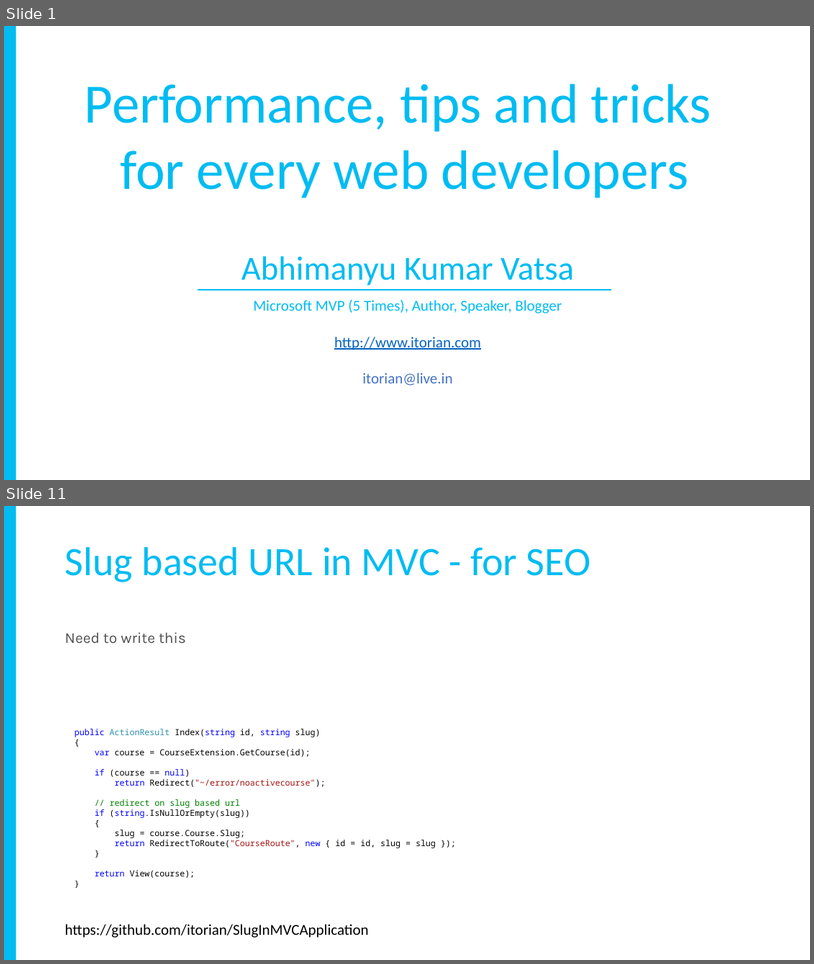
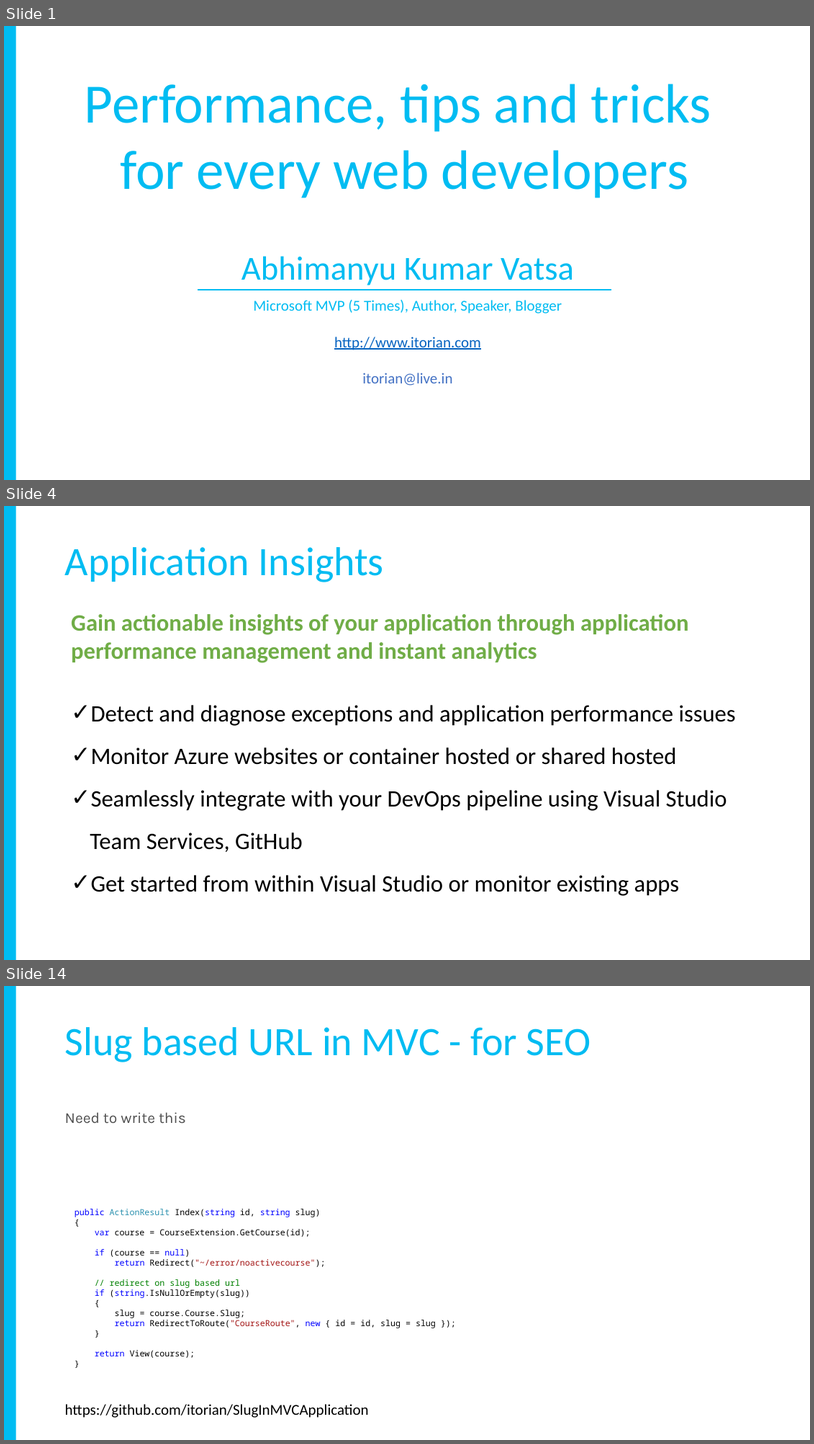
Before and after one commit to yadavavijay/tips-tricks, a slide deck: EmptyProject/Slides.pptx. Shown one above the other, each under a label of ours: slides 1 and 11 before the commit, slides 1, 4 and 14 after it; the slides between them are not shown. The pictures are 814x964 and 814x1444 pixels, drawn with LibreOffice and Linux fonts; fonts in the diff are those of the drawing. Boxes give left, top, right and bottom in pixels: in the first picture for what was removed or moved away, otherwise in the second. Text is boxed around its words. In the diff, an @@ line names an element or a change of style, - is before the commit and + after.

```diff
--- a/EmptyProject/Slides.pptx
+++ b/EmptyProject/Slides.pptx
@@ slide 4 added at [4, 506, 810, 960], background #FFFFFF @@
@@ rectangle added at [4, 506, 16, 960], fill #00BCF2 @@
@@ text added at [65, 547, 384, 582], 48 pt, text #00BCF2 @@
+Application Insights
@@ text added at [71, 614, 736, 896], 28 pt, text #000000 @@
+Gain actionable insights of your application through application performance management and instant analytics
+✓ Detect and diagnose exceptions and application performance issues
+✓ Monitor Azure websites or container hosted or shared hosted
+✓ Seamlessly integrate with your DevOps pipeline using Visual Studio Team Services, GitHub
+✓ Get started from within Visual Studio or monitor existing apps
@@ what was slide 11 is now slide 14 @@
```
Also in this commit, not shown: 8 slides changed, 3 other slides added, 1 slide removed.
